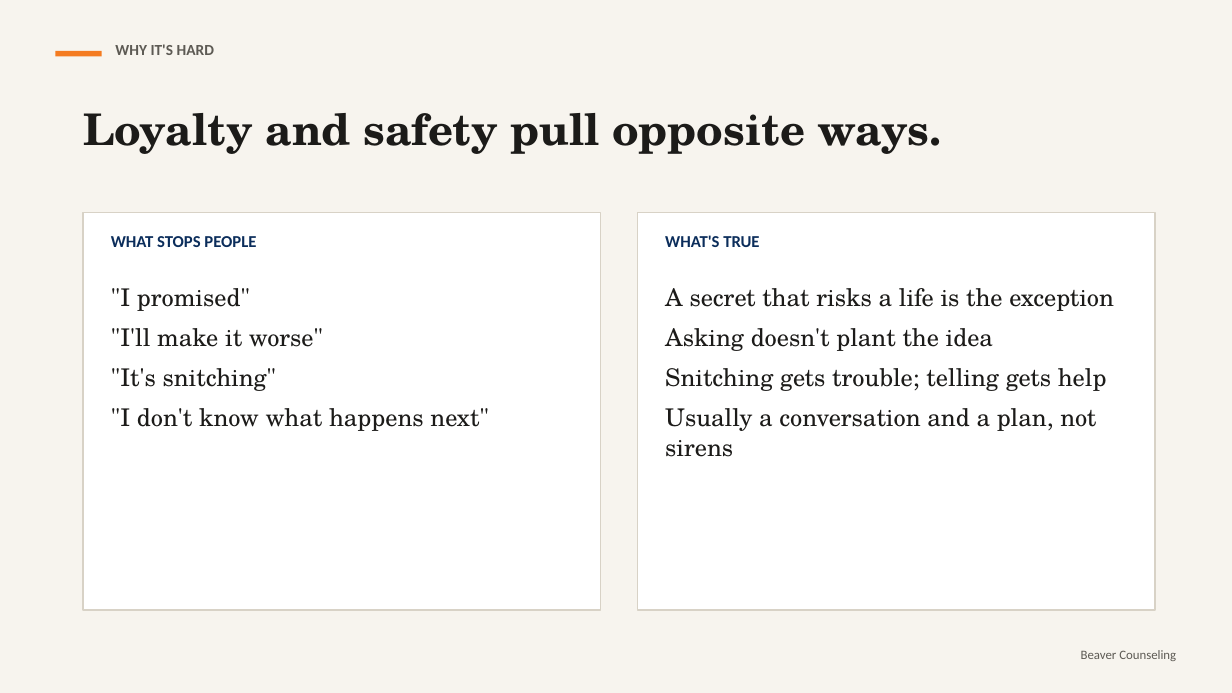
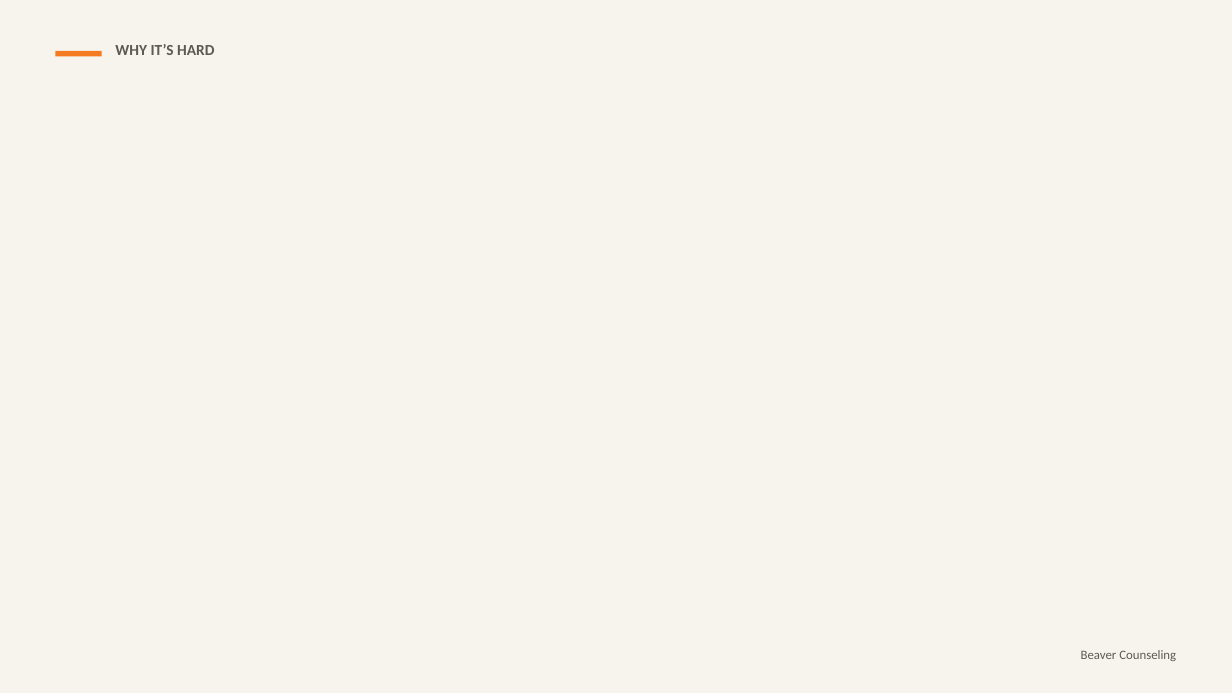
Before and after one commit to rmwtoolkit/bcds-toolkit, a slide deck: slide 7 of decks/when-a-friend-tells-you-something-scary-lesson-v2.pptx (slide 5 before the commit). Drawn at 1232x693 pixels with LibreOffice and Linux fonts; fonts in the diff are those of the drawing; background and template pictures are left out. Boxes give left, top, right and bottom in pixels: in the first picture for what was removed or moved away, otherwise in the second. Text is boxed around its words. In the diff, an @@ line names an element or a change of style, - is before the commit and + after.

```diff
--- a/decks/when-a-friend-tells-you-something-scary-lesson-v2.pptx
+++ b/decks/when-a-friend-tells-you-something-scary-lesson-v2.pptx
@@ text removed at (83, 113, 942, 154) @@
-Loyalty and safety pull opposite ways.
@@ rectangle removed at (83, 213, 601, 610) @@
@@ text removed at (111, 236, 256, 247) @@
-WHAT STOPS PEOPLE
@@ rectangle removed at (638, 213, 1155, 610) @@
@@ text removed at (665, 235, 759, 247) @@
-WHAT'S TRUE
@@ text removed at (111, 288, 489, 431) @@
-"I promised"
-"I'll make it worse"
-"It's snitching"
-"I don't know what happens next"
@@ text removed at (665, 288, 1114, 457) @@
-A secret that risks a life is the exception
-Asking doesn't plant the idea
-Snitching gets trouble; telling gets help
-Usually a conversation and a plan, not sirens
```
Also in this commit, not shown: 10 other slides changed, 12 slides added, 1 slide removed, 8 other files.
